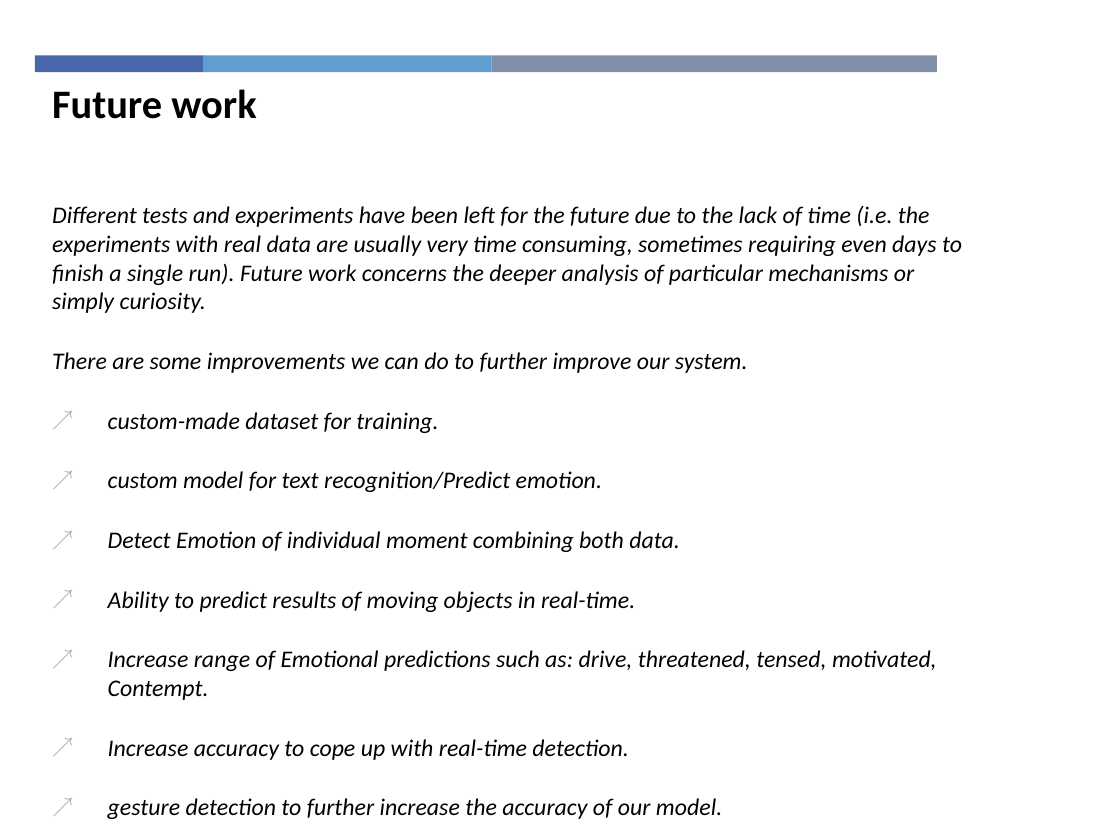
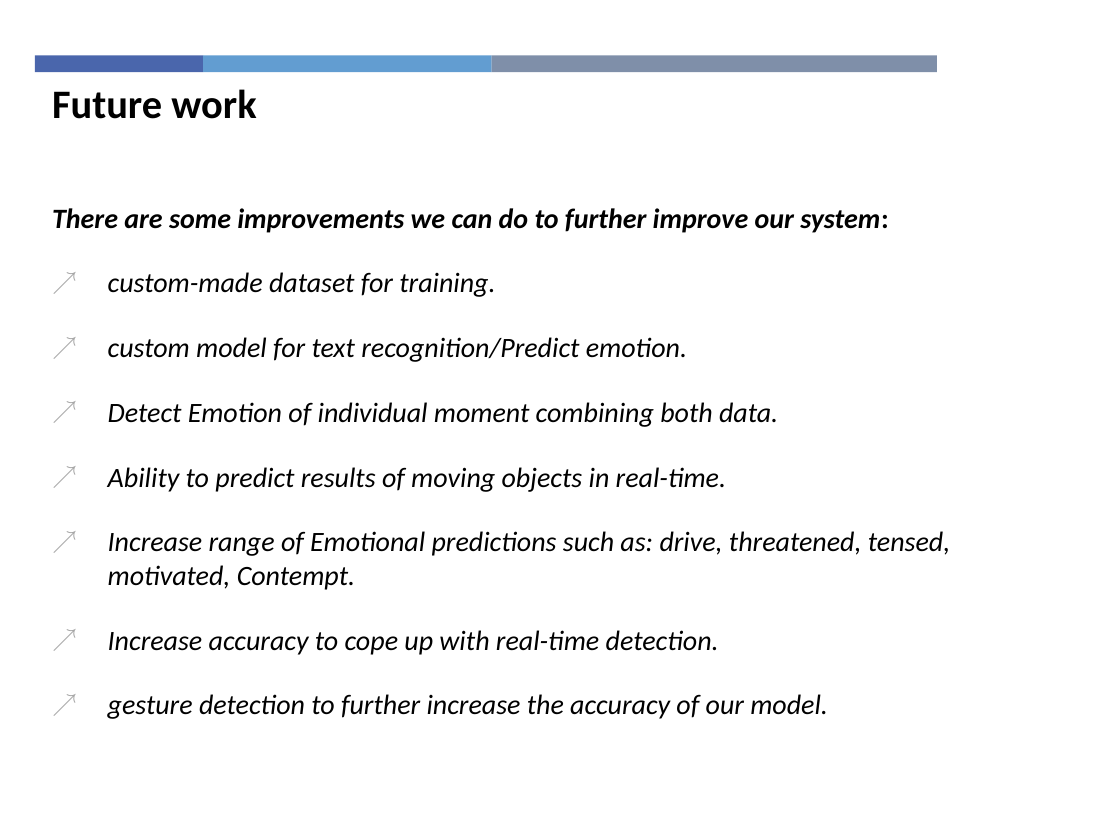
Before and after one commit to Tuurash/SentimentRecognition, a slide deck: slide 22 of Book/Thesis_Presentation3.pptx. Drawn at 1120x840 pixels with LibreOffice and Linux fonts; fonts in the diff are those of the drawing; background and template pictures are left out. Boxes give left, top, right and bottom in pixels: in the first picture for what was removed or moved away, otherwise in the second. Text is boxed around its words. In the diff, an @@ line names an element or a change of style, - is before the commit and + after.

```diff
--- a/Book/Thesis_Presentation3.pptx
+++ b/Book/Thesis_Presentation3.pptx
@@ text at (52, 208, 889, 233): text changed; size 15.3 to 18 pt; bold on @@
-Different tests and experiments have been left for the future due to the lack of time (i.e. the experiments with real data are usually very time consuming, sometimes requiring even days to finish a single run). Future work concerns the deeper analysis of particular mechanisms or simply curiosity.
-There are some improvements we can do to further improve our system.
+There are some improvements we can do to further improve our system:
@@ text at (108, 272, 950, 719): size 15.3 to 18 pt in "custom-made dataset for training.", "custom model for text recognition/Predict emotion.", "Detect Emotion of individual moment combining both ...", "Ability to predict results of moving objects ..." and 3 more places @@
```
Also in this commit, not shown: 5 other slides changed.
